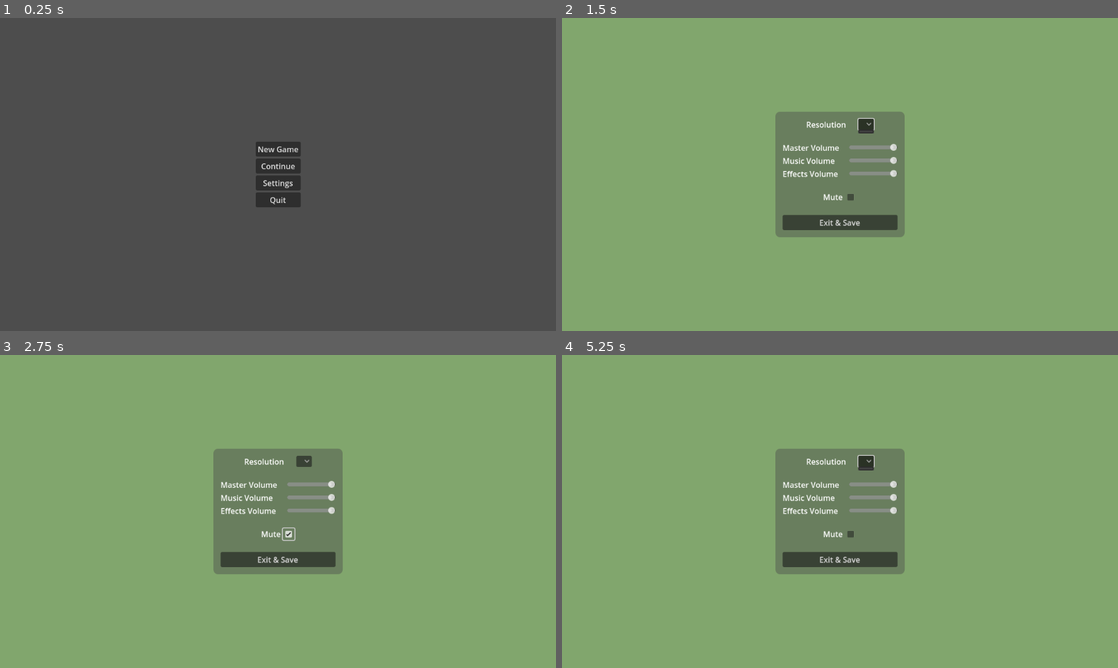
Above: before the commit, frames 1-4 (two rows, left to right).
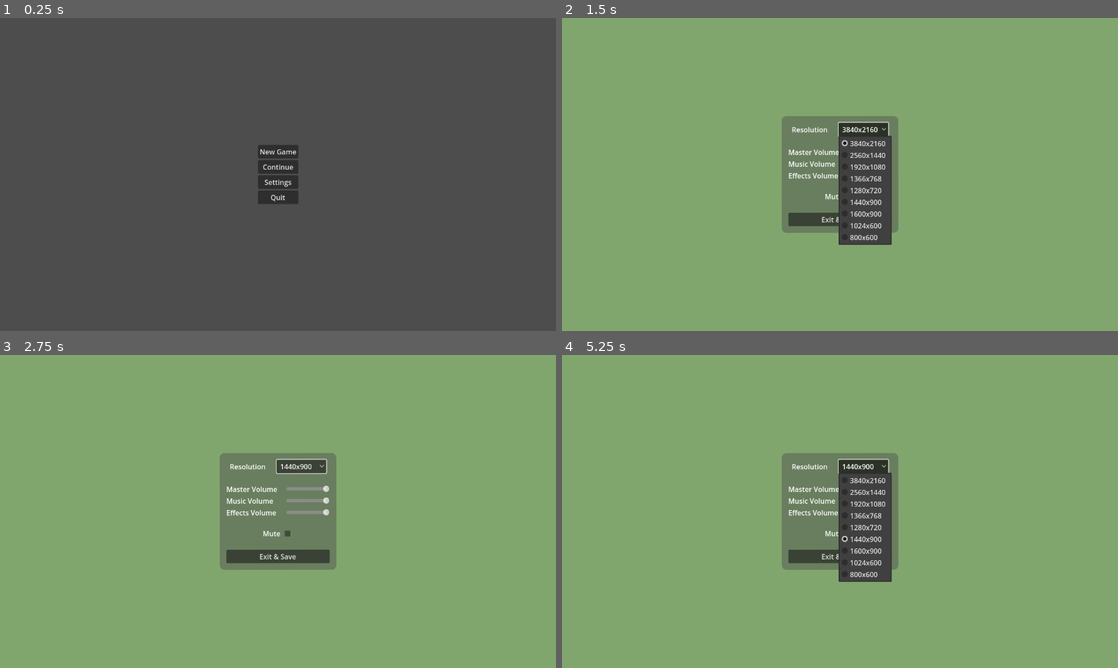
Above: after the commit, the same moments.

Repository: Willi-bot/GameProject
Game: Godot game, scene res://scenes/main_menu/main_menu.tscn
The game is run twice, just before and just after one commit, with the same random seed, the same clock (stepped at 60 frames per second) and the same inputs.
Inputs (mouse positions are in pixels of both pictures, inside the frame that each line leads up to; where the layout moved, square brackets give the same spot in the first picture):
- Up to frame 1 (0.25 s): no input
- Up to frame 2 (1.5 s): click "Settings" at 0.5 s; click (862, 130) [867, 124] at 1.25 s
- Up to frame 3 (2.75 s): click (289, 533) at 2 s
- Up to frame 4 (5.25 s): click (862, 467) [867, 461] at 2.75 s; click (862, 467) [867, 461] at 3.5 s; click (851, 533) at 4.25 s; click (862, 467) [867, 461] at 5 s

The runs differ from the first frame. In frame 1, 0.7% of the frame differs, in the area x 46-54%, y 39-61%; in frame 2, 5.7%; in frame 3, 3.7%; in frame 4, 5.7%, in the area x 38-62%, y 30-73%.

Commit message:
Add Option to change resolution

Diff:
--- a/gameproject/project.godot
+++ b/gameproject/project.godot
@@ -17,6 +17,8 @@
 
 [display]
 
+window/size/viewport_width=1280
+window/size/viewport_height=720
 window/stretch/mode="viewport"
 
 [dotnet]
--- a/gameproject/scenes/settings/settings.gd
+++ b/gameproject/scenes/settings/settings.gd
@@ -13,12 +13,17 @@
 	"800x600": Vector2i(800,600)
 }
 
+@onready var resolution_option_button = $PanelContainer/MenuOptions/ResolutionOption/OptionButton
+
 
 # Called when the node enters the scene tree for the first time.
 func _ready() -> void:
 	$PanelContainer/MenuOptions/VolumeSliders/Controls/MasterSlider.value = db_to_linear(AudioServer.get_bus_volume_db(AudioServer.get_bus_index("Master")))
 	$PanelContainer/MenuOptions/VolumeSliders/Controls/MusicSlider.value = db_to_linear(AudioServer.get_bus_volume_db(AudioServer.get_bus_index("Music")))
 	$PanelContainer/MenuOptions/VolumeSliders/Controls/EffectsSlider.value = db_to_linear(AudioServer.get_bus_volume_db(AudioServer.get_bus_index("SFX")))
+
+	for r in resolutions:
+		resolution_option_button.add_item(r)
 
 
 # Called every frame. 'delta' is the elapsed time since the previous frame.
@@ -47,3 +52,15 @@
 
 func _on_check_box_toggled(toggled_on: bool) -> void:
 	AudioServer.set_bus_mute(0, toggled_on)
+
+
+func update_button_values():
+	var window_size_string = str(get_window().size.x, "x", get_window().size.x, "y")
+	var resolutions_index = resolutions.keys().find(window_size_string)
+	resolution_option_button.selected = resolutions_index
+
+
+func _on_option_button_item_selected(index: int) -> void:
+	var key = resolution_option_button.get_item_text(index)
+	get_window().set_size(resolutions[key])
+	get_window().move_to_center()
--- a/gameproject/scenes/settings/settings.tscn
+++ b/gameproject/scenes/settings/settings.tscn
@@ -147,6 +147,7 @@
 autoplay = true
 bus = &"Music"
 
+[connection signal="item_selected" from="PanelContainer/MenuOptions/ResolutionOption/OptionButton" to="." method="_on_option_button_item_selected"]
 [connection signal="value_changed" from="PanelContainer/MenuOptions/VolumeSliders/Controls/MasterSlider" to="." method="_on_master_slider_value_changed"]
 [connection signal="value_changed" from="PanelContainer/MenuOptions/VolumeSliders/Controls/MusicSlider" to="." method="_on_music_slider_value_changed"]
 [connection signal="value_changed" from="PanelContainer/MenuOptions/VolumeSliders/Controls/EffectsSlider" to="." method="_on_effects_slider_value_changed"]
